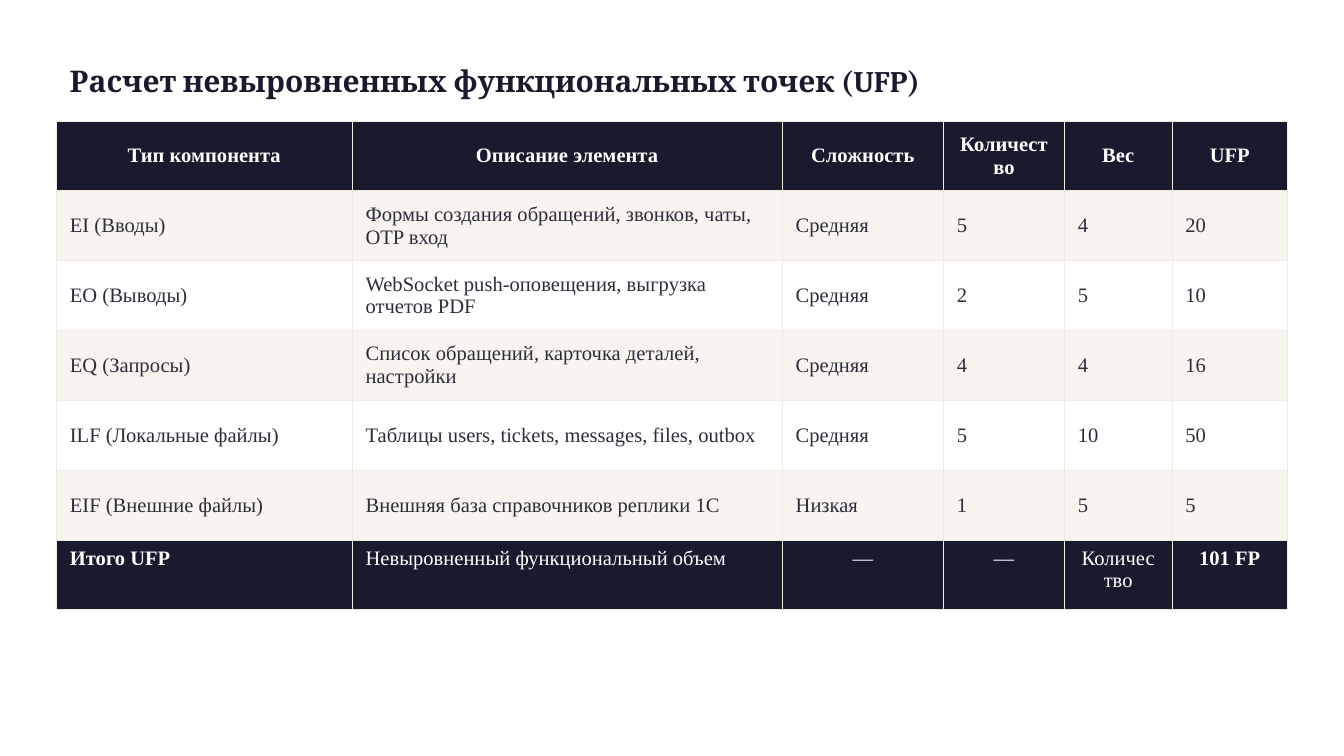
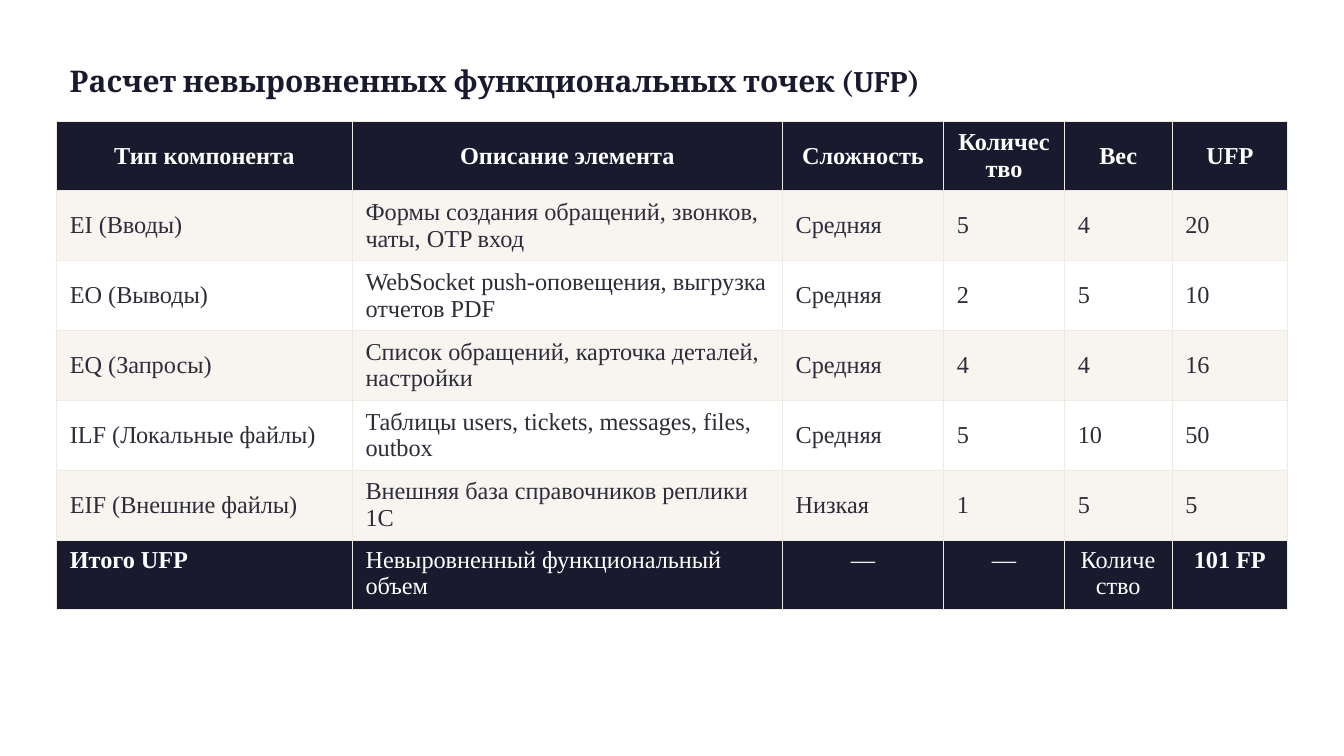
Before and after one commit to x2latte/tppo-presentation-hub--3-, a slide deck: slide 10 of presentations/output/P5_Функциональные_точки.pptx. Drawn at 1344x756 pixels with LibreOffice and Linux fonts; fonts in the diff are those of the drawing. Boxes give left, top, right and bottom in pixels: in the first picture for what was removed or moved away, otherwise in the second. Text is boxed around its words. In the diff, an @@ line names an element or a change of style, - is before the commit and + after.

```diff
--- a/presentations/output/P5_Функциональные_точки.pptx
+++ b/presentations/output/P5_Функциональные_точки.pptx
@@ table at (x1=56, y1=121, x2=1288, y2=726) @@
@@ size 11 to 13 pt @@
```
Also in this commit, not shown: 12 other slides changed, 1 slide added, 9 other files.
